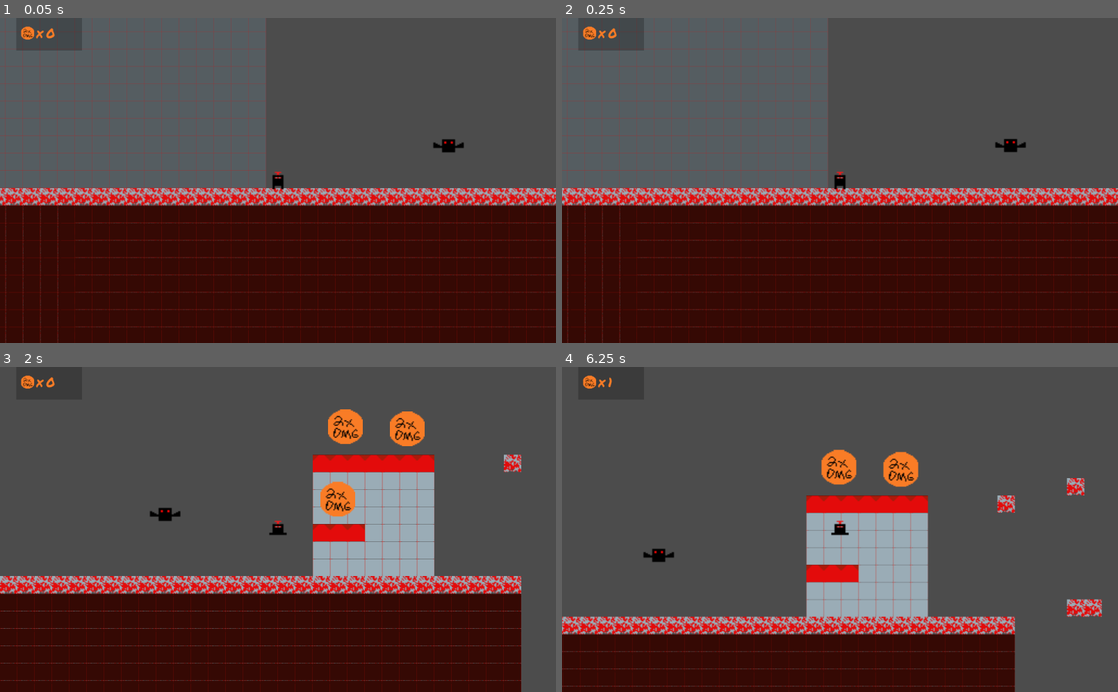
Above: before the commit, frames 1-4 (two rows, left to right).
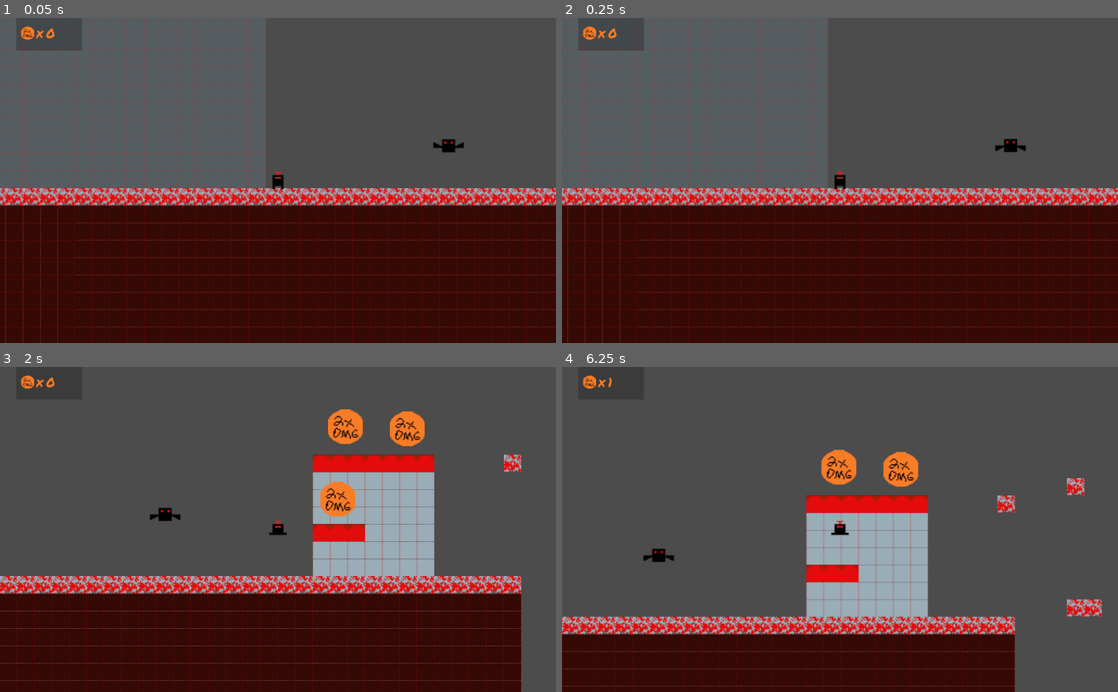
Above: after the commit, the same moments.

Repository: tompasini/Born4Lazers
Game: Godot game, scene res://Level1.tscn
Two runs of this game, one before a commit and one after it. Both use one fixed random seed, a clock stepped at 60 frames per second and the inputs below.
Inputs:
- Up to frame 1 (0.05 s): no input
- Up to frame 2 (0.25 s): no input
- Up to frame 3 (2 s): hold D (right) from 0.53 s (still down); tap Space (jump) at 0.77, 1.52 s
- Up to frame 4 (6.25 s): release D (right) at 2.03 s; hold A (left) 2.03-2.78 s; hold D (right) 2.78-4.28 s; tap Space (jump) at 3.02, 3.77, 4.52, 6.02 s; hold A (left) 4.28-5.03 s; hold D (right) 5.03-5.78 s; hold A (left) from 5.78 s (still down)

Frame 1 is identical in both runs. In frame 2, less than 0.1% of the frame differs, in the area x 77-84%, y 38-42%; in frame 3, less than 0.1%, in the area x 26-33%, y 44-48%; in frame 4, less than 0.1%.

Commit message:
red blat flap wings now

Diff:
--- a/RedBat.tscn
+++ b/RedBat.tscn
@@ -1,7 +1,8 @@
-[gd_scene load_steps=5 format=2]
+[gd_scene load_steps=6 format=2]
 
 [ext_resource path="res://Assets/Enemies/Bats/Red Bat.png" type="Texture" id=1]
 [ext_resource path="res://RedBat.gd" type="Script" id=2]
+[ext_resource path="res://Assets/Enemies/Bats/Red Bat Flap.png" type="Texture" id=3]
 
 [sub_resource type="RectangleShape2D" id=2]
 extents = Vector2( 6, 6 )
@@ -11,6 +12,11 @@
 "frames": [ ExtResource( 1 ) ],
 "loop": true,
 "name": "default",
+"speed": 5.0
+}, {
+"frames": [ ExtResource( 1 ), ExtResource( 3 ) ],
+"loop": true,
+"name": "flap",
 "speed": 5.0
 } ]
 
@@ -22,6 +28,8 @@
 
 [node name="AnimatedSprite" type="AnimatedSprite" parent="."]
 frames = SubResource( 1 )
+animation = "flap"
+playing = true
 
 [node name="Timer" type="Timer" parent="."]
 wait_time = 2.0
Binary file added: Assets/Enemies/Bats/Red Bat Flap.png
Not shown, added: Assets/Enemies/Bats/Red Bat Flap.png.import
